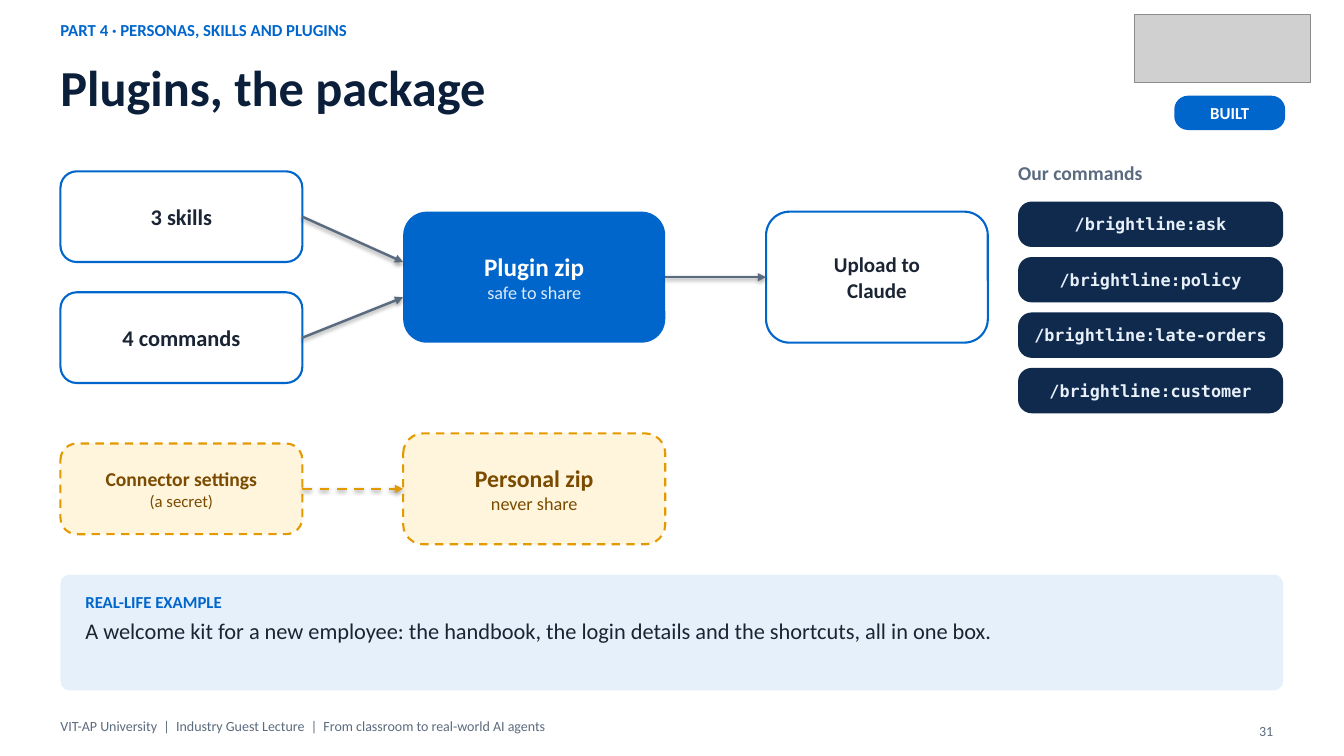
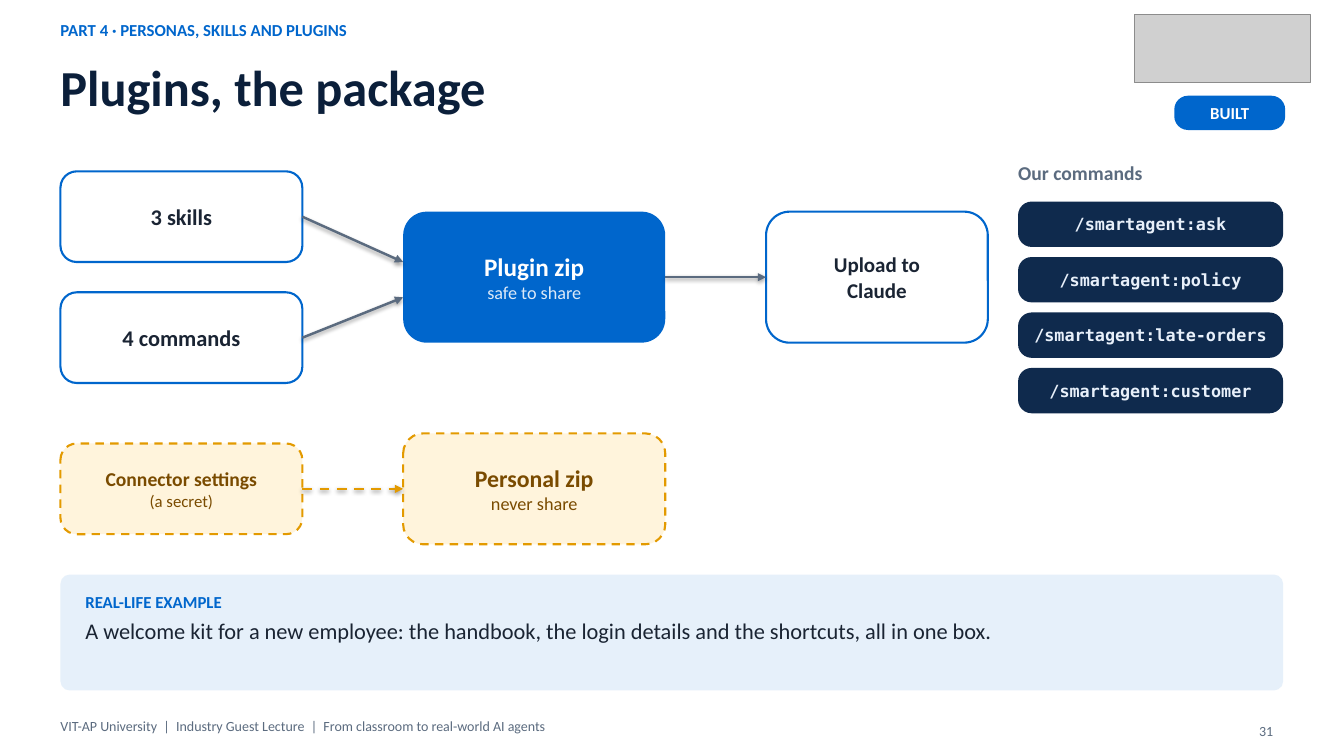
Before and after one commit to nareshroyalc/Demo, a slide deck: slide 31 of deck/VIT-AP_AI_Webinar.pptx. Drawn at 1344x756 pixels with LibreOffice and Linux fonts; fonts in the diff are those of the drawing; grey boxes stand for pictures. Boxes give left, top, right and bottom in pixels: in the first picture for what was removed or moved away, otherwise in the second. Text is boxed around its words. In the diff, an @@ line names an element or a change of style, - is before the commit and + after.

Commit message:
Deck: persona, skill and plugin demo slides; real skills example; generic SmartAgent name (73 slides)

```diff
--- a/deck/VIT-AP_AI_Webinar.pptx
+++ b/deck/VIT-AP_AI_Webinar.pptx
@@ text in rounded rectangle at (1075, 217, 1227, 234): text changed @@
-/brightline:ask
+/smartagent:ask
@@ text in rounded rectangle at (1060, 273, 1242, 290): text changed @@
-/brightline:policy
+/smartagent:policy
@@ text in rounded rectangle at (1034, 328, 1266, 345): text changed @@
-/brightline:late-orders
+/smartagent:late-orders
@@ text in rounded rectangle at (1049, 384, 1251, 401): text changed @@
-/brightline:customer
+/smartagent:customer
```
Also in this commit, not shown: 4 other slides changed, 3 slides added, 7 other files.
